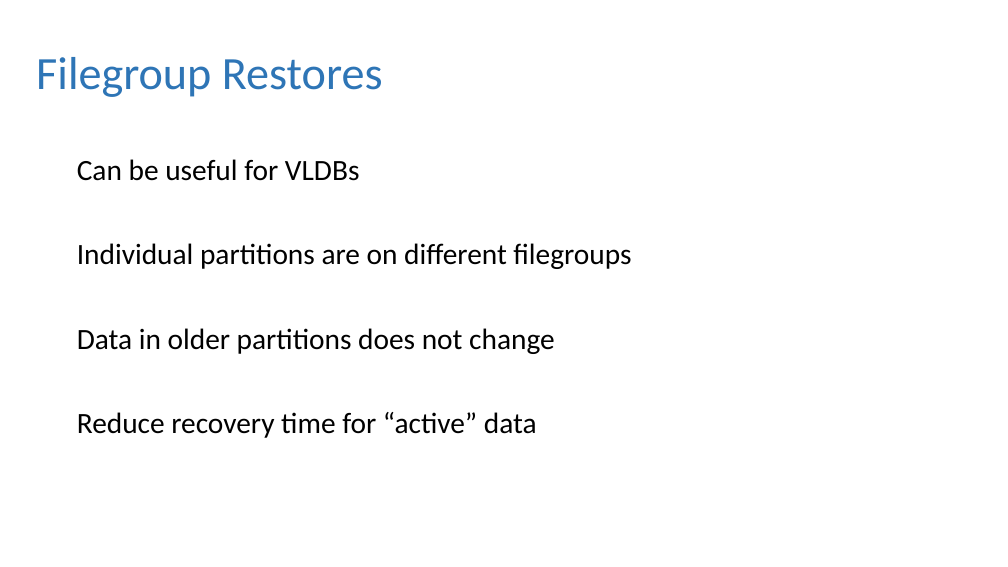
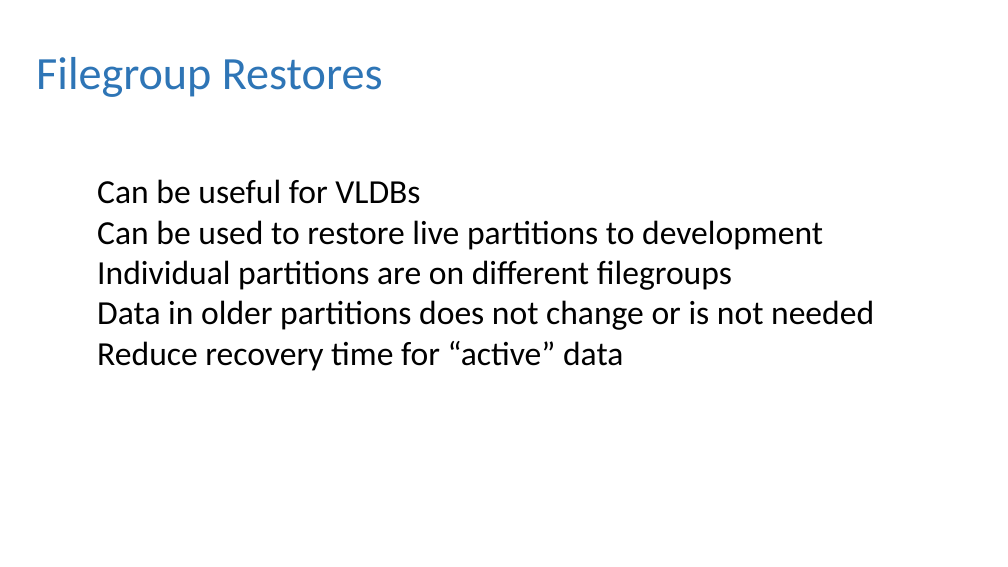
Before and after one commit to dbafromthecold/IntroToPartitioning, a slide deck: slide 35 of Intro to Partitioning.pptx. Drawn at 1008x567 pixels with LibreOffice and Linux fonts; fonts in the diff are those of the drawing; background and template pictures are left out. Boxes give left, top, right and bottom in pixels: in the first picture for what was removed or moved away, otherwise in the second. Text is boxed around its words. In the diff, an @@ line names an element or a change of style, - is before the commit and + after.

```diff
--- a/Intro to Partitioning.pptx
+++ b/Intro to Partitioning.pptx
@@ text "Can be useful for VLDBs": place and size @@
-text "Can be useful for VLDBs" at <box>77,159,631,438</box>
+text "Can be useful for VLDBs" at <box>97,179,874,371</box>
@@ text at <box>97,179,732,371</box>: size 28 to 32 pt in "Can be useful for VLDBs", "Individual partitions are on different filegroups", "Reduce recovery time for “active” data"; line spacing 0.9 to 1; less space between paragraphs @@
@@ text at <box>97,220,823,250</box>: paragraph added @@
+Can be used to restore live partitions to development
@@ text at <box>97,300,874,330</box>: text changed; size 28 to 32 pt @@
-Data in older partitions does not change
+Data in older partitions does not change or is not needed
```
Also in this commit, not shown: 20 other slides changed, 1 other file.
